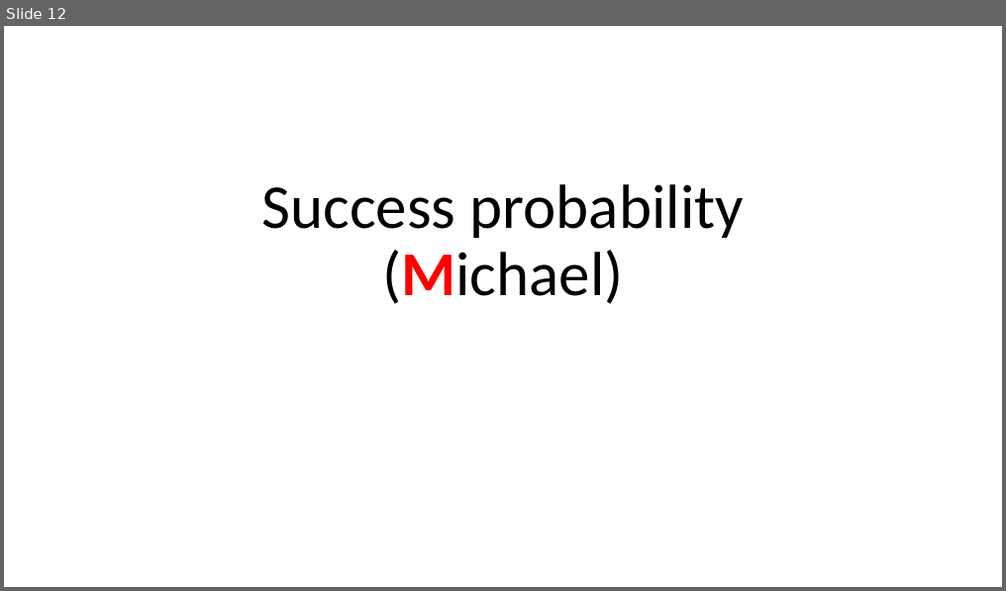
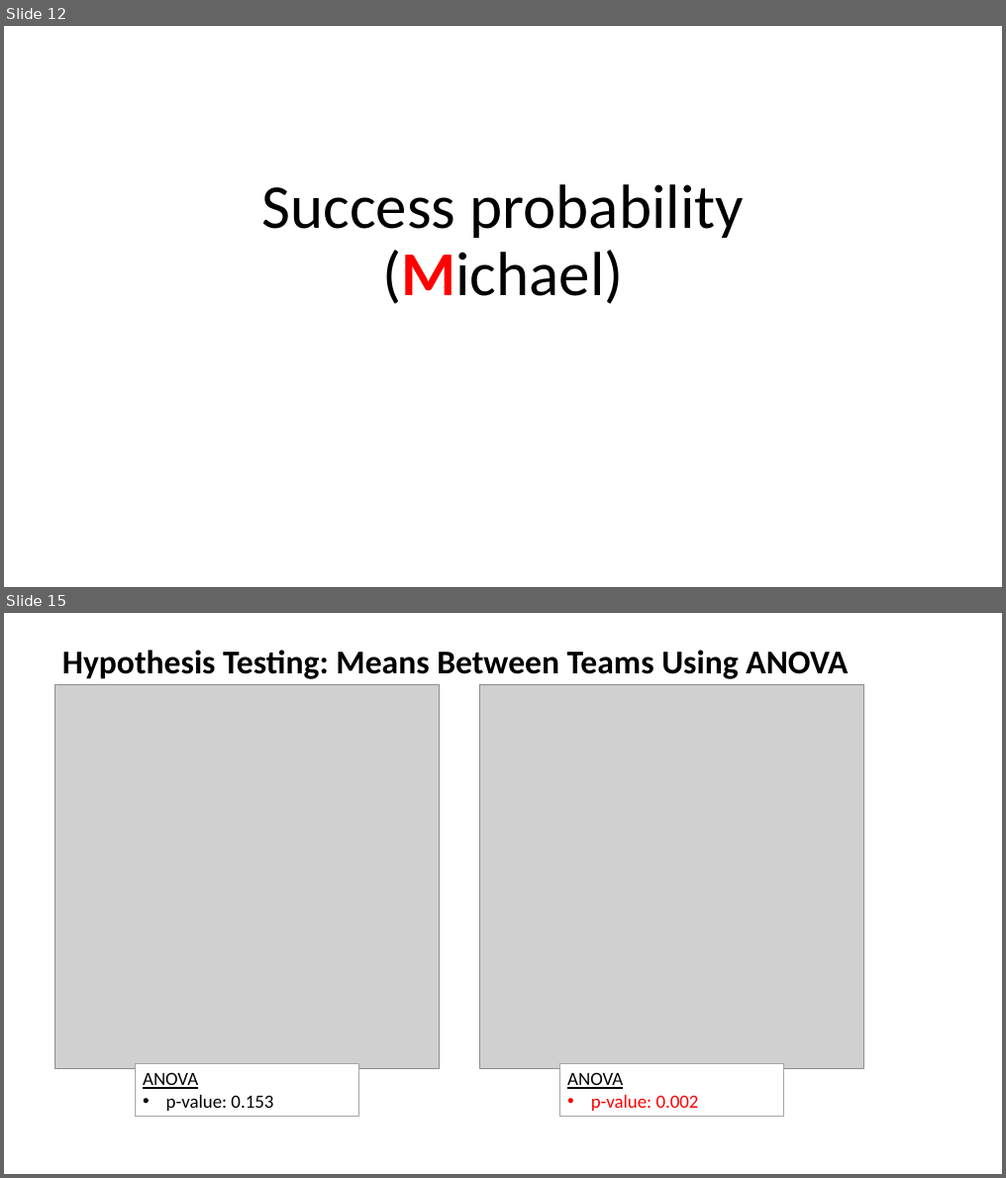
Before and after one commit to rmesina/T2_Codes-R-Us, a slide deck: midterm_project/Determining which variables contribute to likely hood of.pptx. Shown one above the other, each under a label of ours: slide 12 before the commit, slides 12 and 15 after it; the slides between them are not shown. The pictures are 1006x591 and 1006x1178 pixels, drawn with LibreOffice and Linux fonts; fonts in the diff are those of the drawing; grey boxes stand for pictures. Boxes give left, top, right and bottom in pixels: in the first picture for what was removed or moved away, otherwise in the second. Text is boxed around its words. In the diff, an @@ line names an element or a change of style, - is before the commit and + after.

```diff
--- a/midterm_project/Determining which variables contribute to likely hood of.pptx
+++ b/midterm_project/Determining which variables contribute to likely hood of.pptx
@@ slide 15 added at [4,613,1002,1174], background #FFFFFF @@
@@ text added at [62,650,847,679], 32 pt, text #000000, bold @@
+Hypothesis Testing: Means Between Teams Using ANOVA
@@ picture added at [54,685,439,1069] @@
@@ picture added at [480,685,864,1069] @@
@@ rectangle added at [135,1063,358,1117], fill #FFFFFF, outline #A5A5A5 1 pt, 18 pt, text #000000 @@
+ANOVA
+• p-value: 0.153
@@ rectangle added at [560,1063,783,1117], fill #FFFFFF, outline #A5A5A5 1 pt, 18 pt, text #FF0000 @@
+ANOVA
+• p-value: 0.002
```
Also in this commit, not shown: 3 slides changed, 2 other slides added, 2 slides removed, 12 other files.
